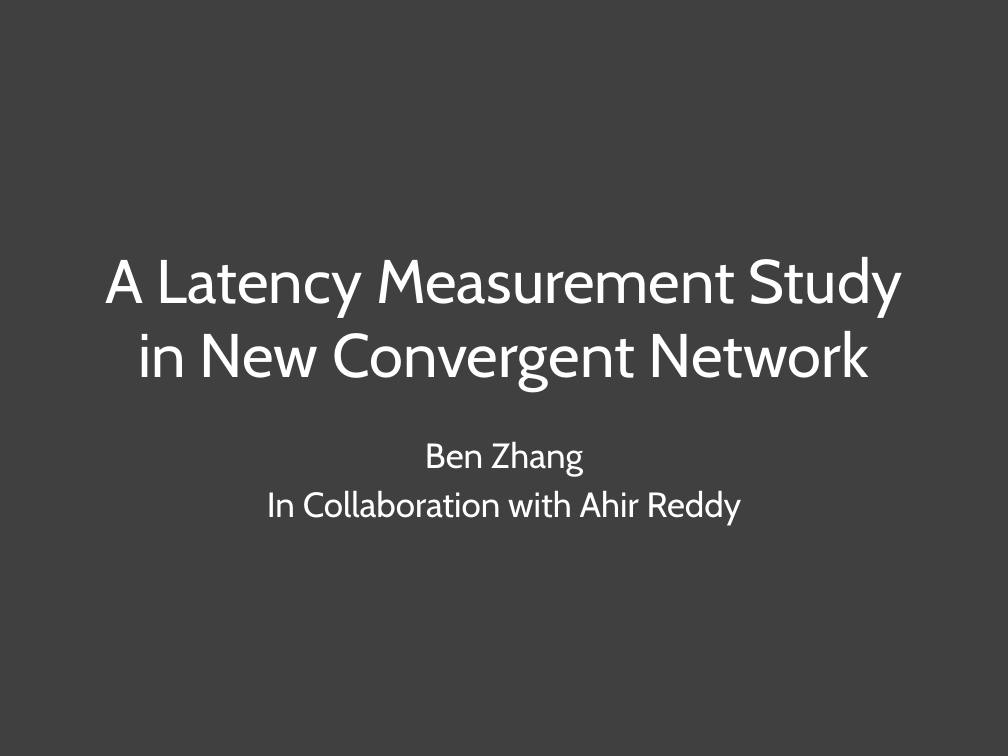
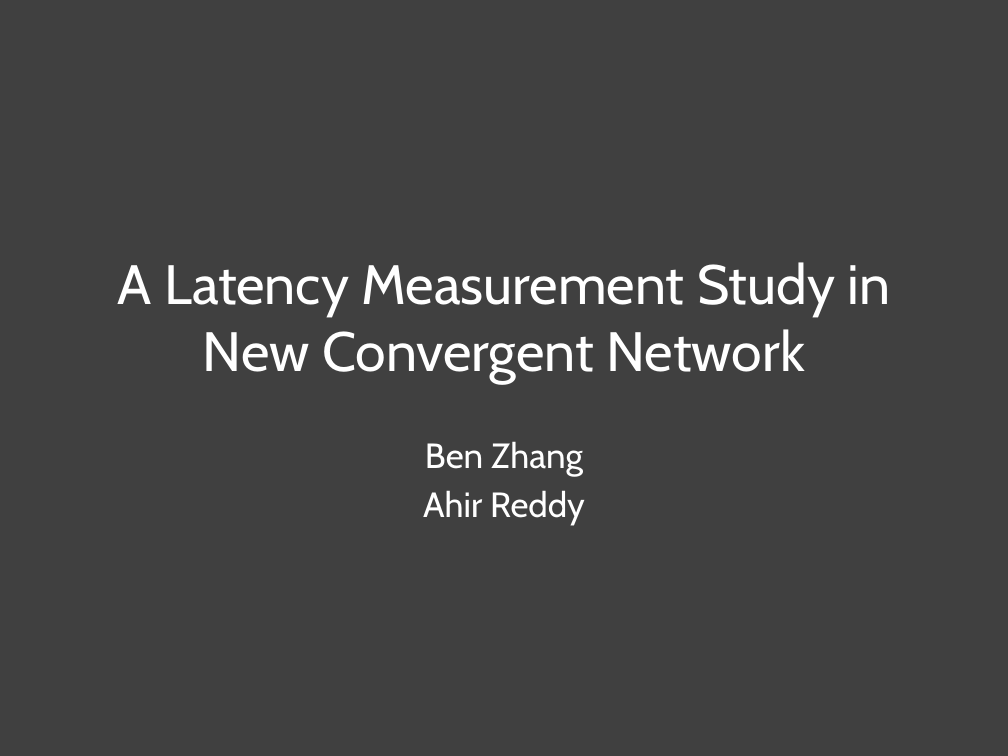
Before and after one commit to nebgnahz/CS268NetworkMeasurement, a slide deck: slide 1 of doc/MidTerm/MidTerm.pptx. Drawn at 1008x756 pixels with LibreOffice and Linux fonts; fonts in the diff are those of the drawing. Boxes give left, top, right and bottom in pixels: in the first picture for what was removed or moved away, otherwise in the second. Text is boxed around its words. In the diff, an @@ line names an element or a change of style, - is before the commit and + after.

```diff
--- a/doc/MidTerm/MidTerm.pptx
+++ b/doc/MidTerm/MidTerm.pptx
@@ title "A Latency Measurement Study in ..." at box(118, 262, 891, 383): size 44 to 39.6 pt @@
@@ subtitle at box(423, 490, 585, 526): text changed @@
-In Collaboration with Ahir Reddy
+Ahir Reddy
```
Also in this commit, not shown: 1 slide removed, 1 other file.
